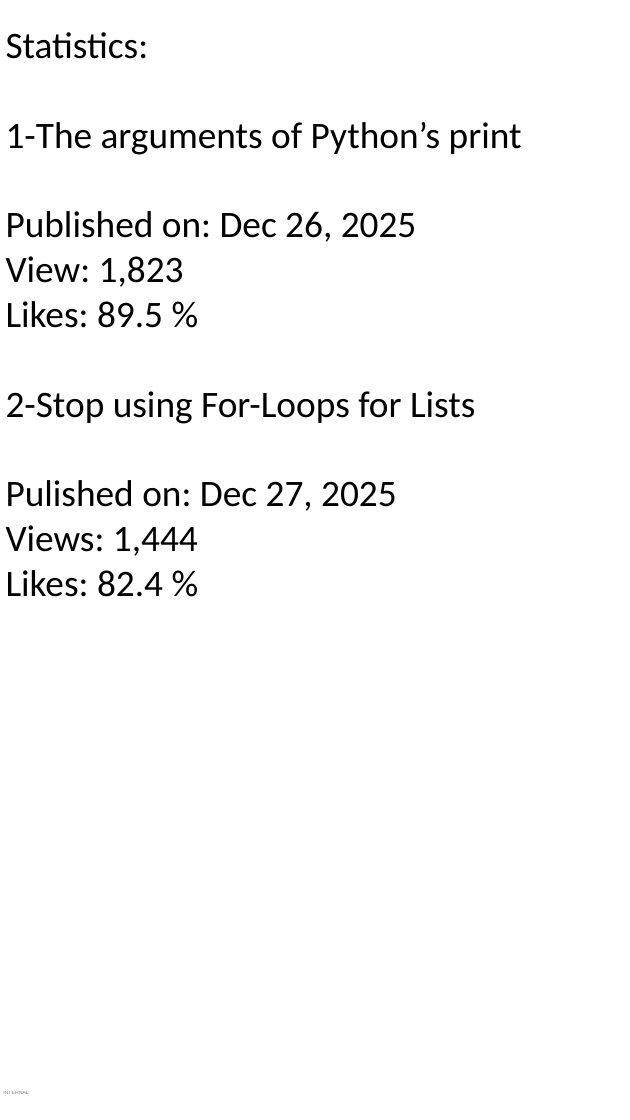
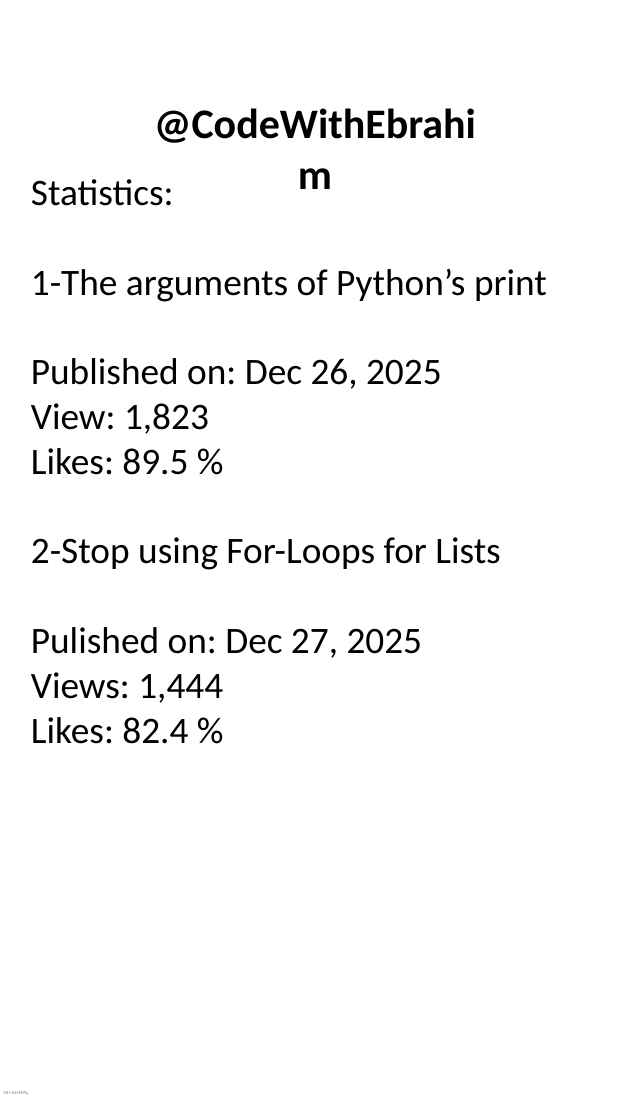
Before and after one commit to ebrahimsalehi1/python_codes, a slide deck: slide 1 of assets/get-ready.pptx. Drawn at 630x1120 pixels with LibreOffice and Linux fonts; fonts in the diff are those of the drawing; background and template pictures are left out. Boxes give left, top, right and bottom in pixels: in the first picture for what was removed or moved away, otherwise in the second. Text is boxed around its words. In the diff, an @@ line names an element or a change of style, - is before the commit and + after.

```diff
--- a/assets/get-ready.pptx
+++ b/assets/get-ready.pptx
@@ text added at (133,94,497,151), 54 pt, text #000000, bold @@
+@CodeWithEbrahim
@@ text "Statistics:": place and size @@
-text "Statistics:" at (6,32,522,597)
+text "Statistics:" at (31,179,547,744)
```
Also in this commit, not shown: 6 other slides changed, 12 slides added, 50 other files.
